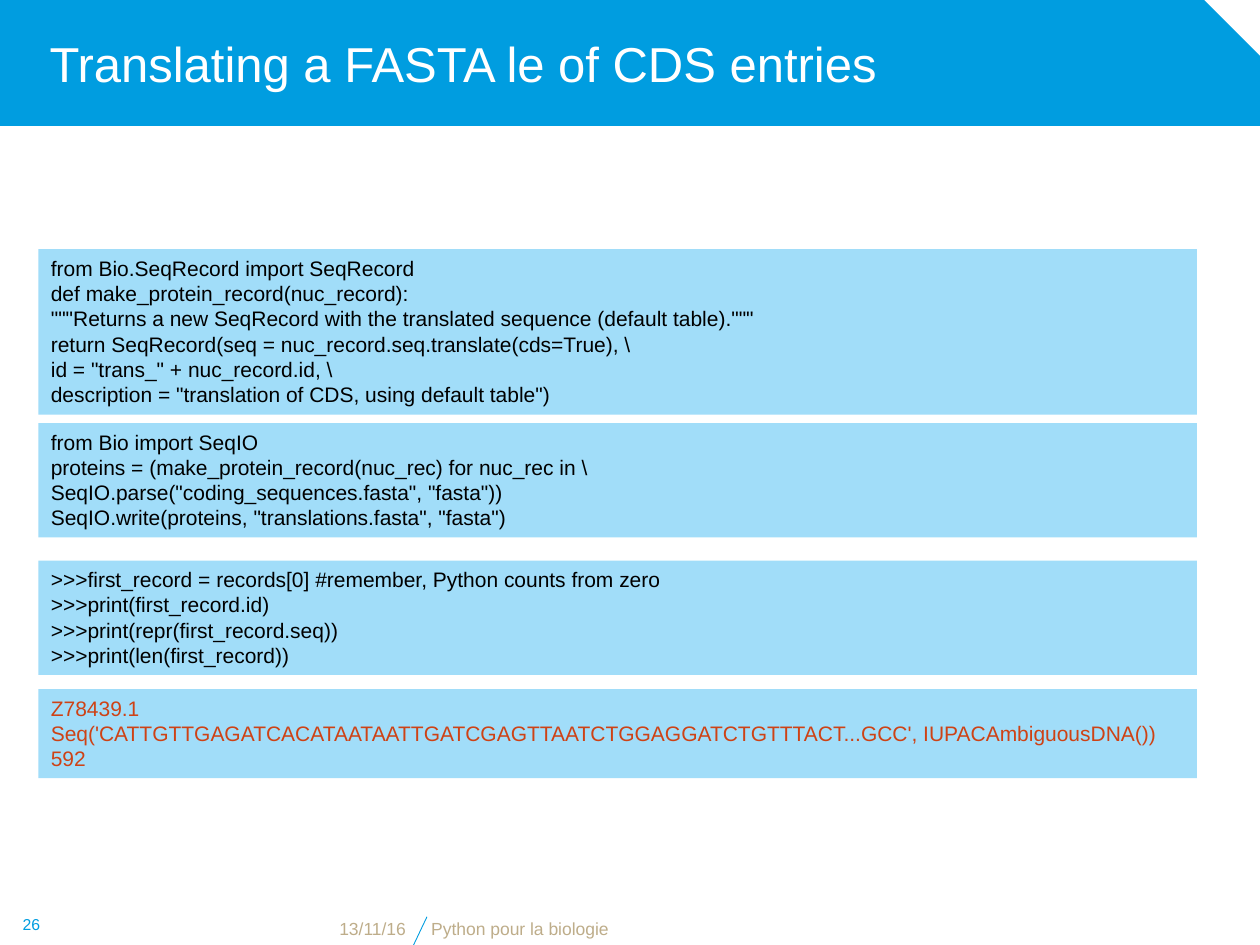
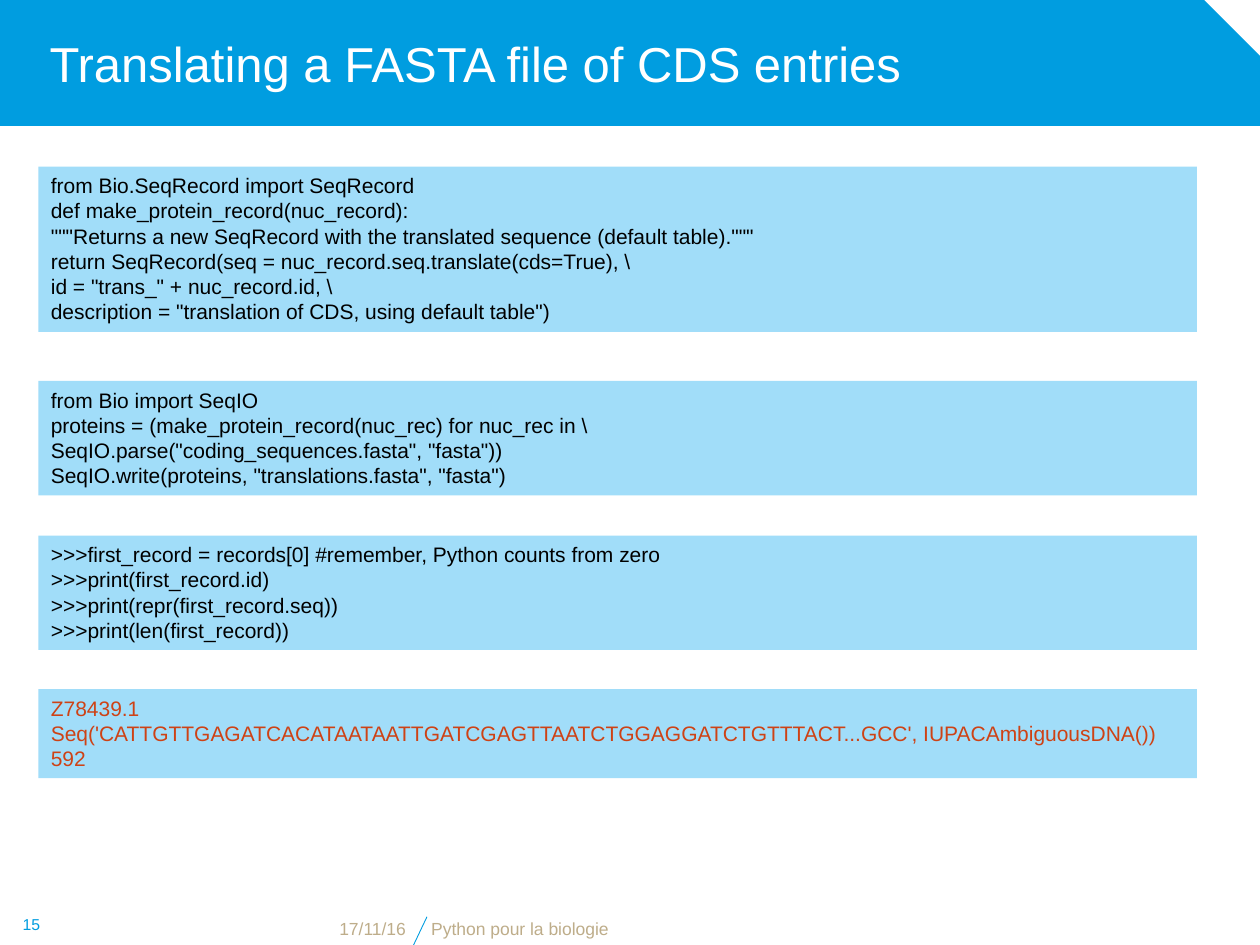
Before and after one commit to bdartigues/python_cnrs_formation, a slide deck: slide 15 of slides/python_biopython_Parsing_Object.pptx (slide 26 before the commit). Drawn at 1260x945 pixels with LibreOffice and Linux fonts; fonts in the diff are those of the drawing; background and template pictures are left out. Boxes give left, top, right and bottom in pixels: in the first picture for what was removed or moved away, otherwise in the second. Text is boxed around its words. In the diff, an @@ line names an element or a change of style, - is before the commit and + after.

```diff
--- a/slides/python_biopython_Parsing_Object.pptx
+++ b/slides/python_biopython_Parsing_Object.pptx
@@ title at bbox=[50, 46, 901, 92]: text changed @@
-Translating a FASTA le of CDS entries
+Translating a FASTA file of CDS entries
@@ rectangle "from Bio.SeqRecord import SeqRecord": place and size @@
-rectangle "from Bio.SeqRecord import SeqRecord" at bbox=[39, 249, 1197, 415]
+rectangle "from Bio.SeqRecord import SeqRecord" at bbox=[39, 166, 1197, 331]
@@ rectangle "from Bio import SeqIO": place and size @@
-rectangle "from Bio import SeqIO" at bbox=[39, 423, 1197, 538]
+rectangle "from Bio import SeqIO" at bbox=[39, 381, 1197, 495]
@@ rectangle ">>>first_record = records[0] #remember, Python ...": place and size @@
-rectangle ">>>first_record = records[0] #remember, Python ..." at bbox=[39, 561, 1197, 675]
+rectangle ">>>first_record = records[0] #remember, Python ..." at bbox=[39, 536, 1197, 650]
@@ page number at bbox=[23, 919, 41, 930]: text changed @@
-26
+15
@@ text at bbox=[339, 922, 406, 935]: text changed @@
-13/11/16
+17/11/16
```
Also in this commit, not shown: 17 other slides changed, 13 slides removed, 1 other file.
